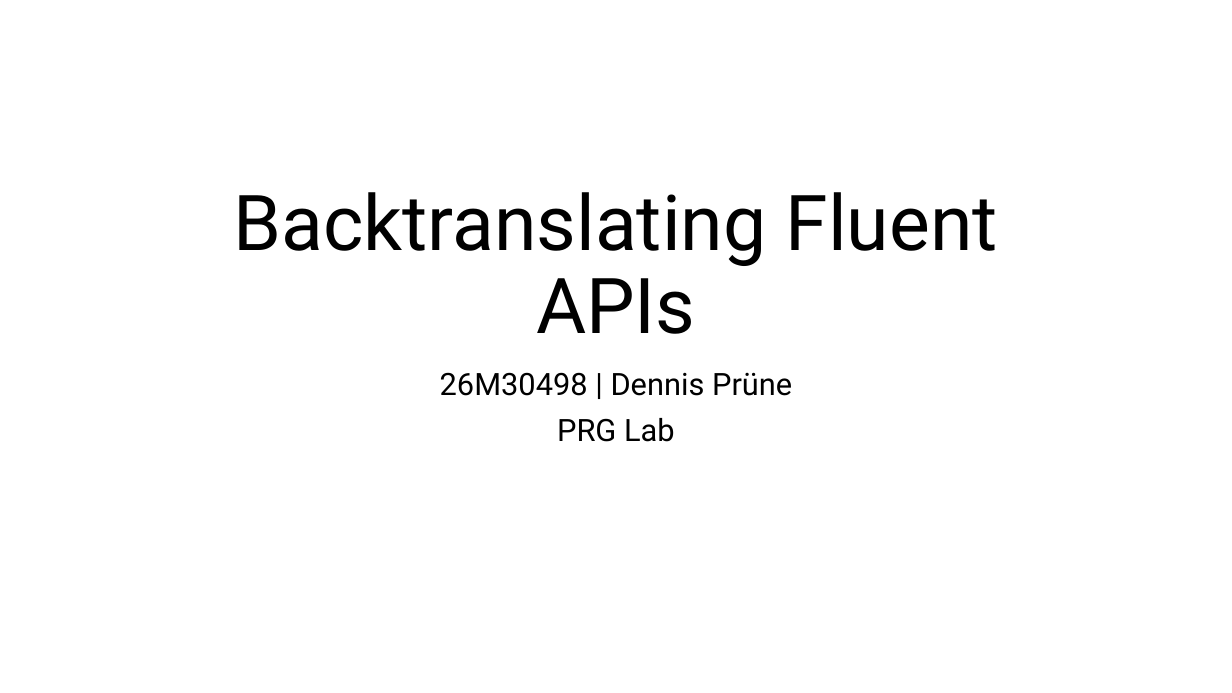
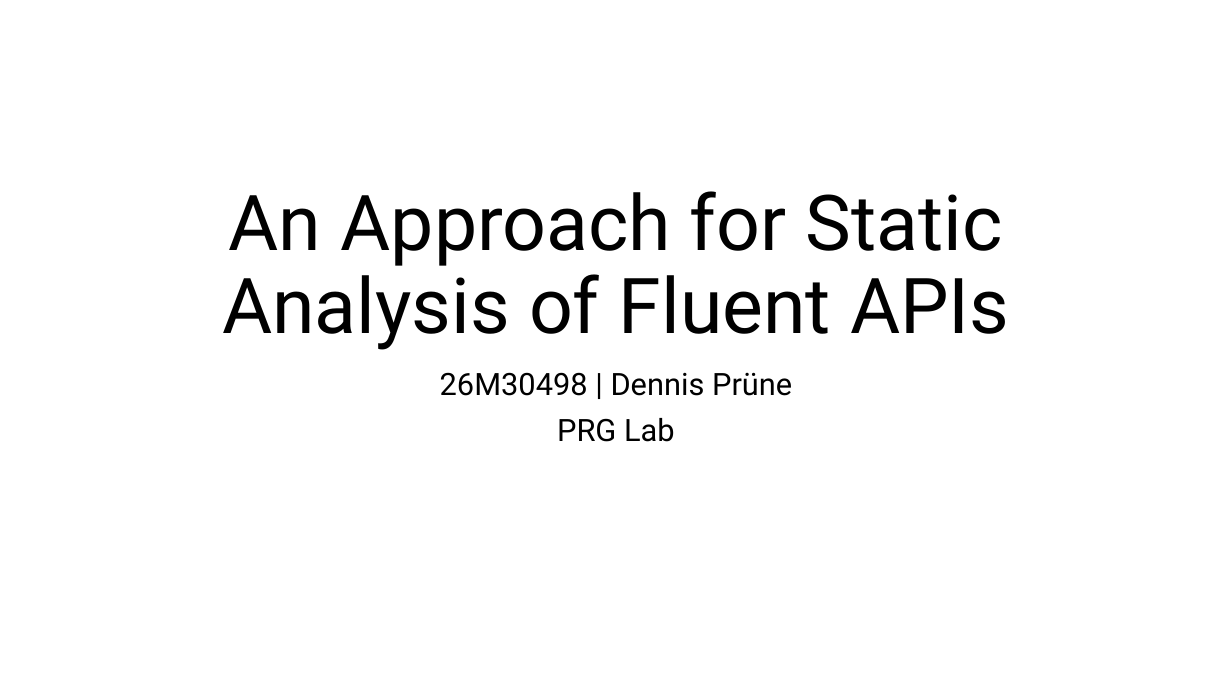
Before and after one commit to prg-titech/safe-fluent-dsls, a slide deck: slide 1 of concept/SeminarPresentation26Q2.pptx. Drawn at 1232x693 pixels with LibreOffice and Linux fonts; fonts in the diff are those of the drawing. Boxes give left, top, right and bottom in pixels: in the first picture for what was removed or moved away, otherwise in the second. Text is boxed around its words. In the diff, an @@ line names an element or a change of style, - is before the commit and + after.

```diff
--- a/concept/SeminarPresentation26Q2.pptx
+++ b/concept/SeminarPresentation26Q2.pptx
@@ title at bbox=[222, 191, 1009, 350]: text changed @@
-Backtranslating Fluent APIs
+An Approach for Static Analysis of Fluent APIs
```
Also in this commit, not shown: 6 other slides changed, 14 slides added, 2 slides removed, 1 other file.
